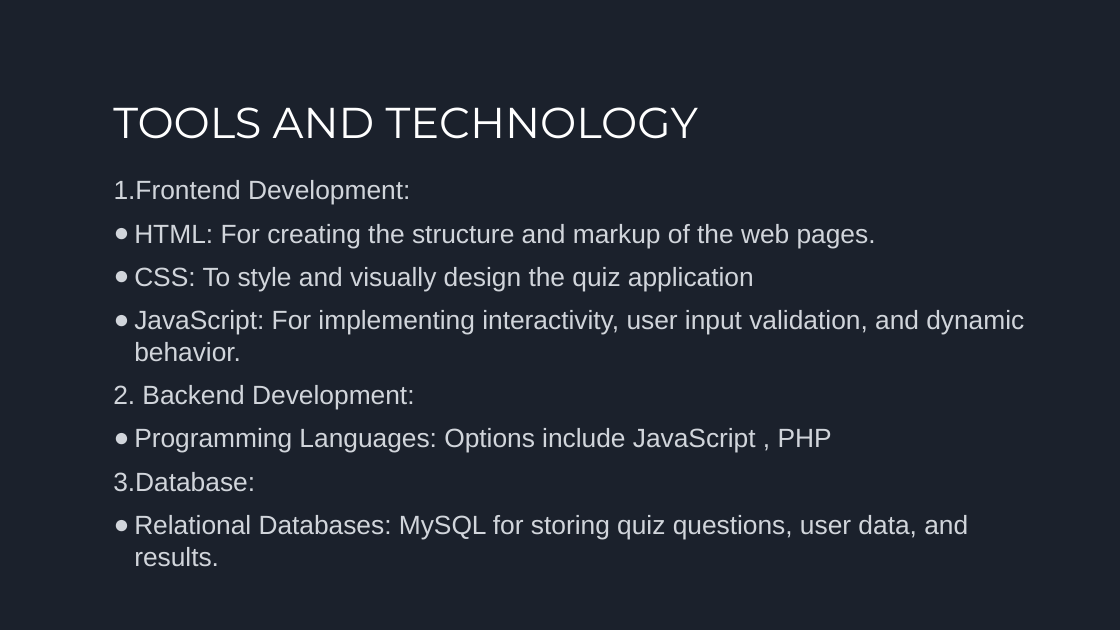
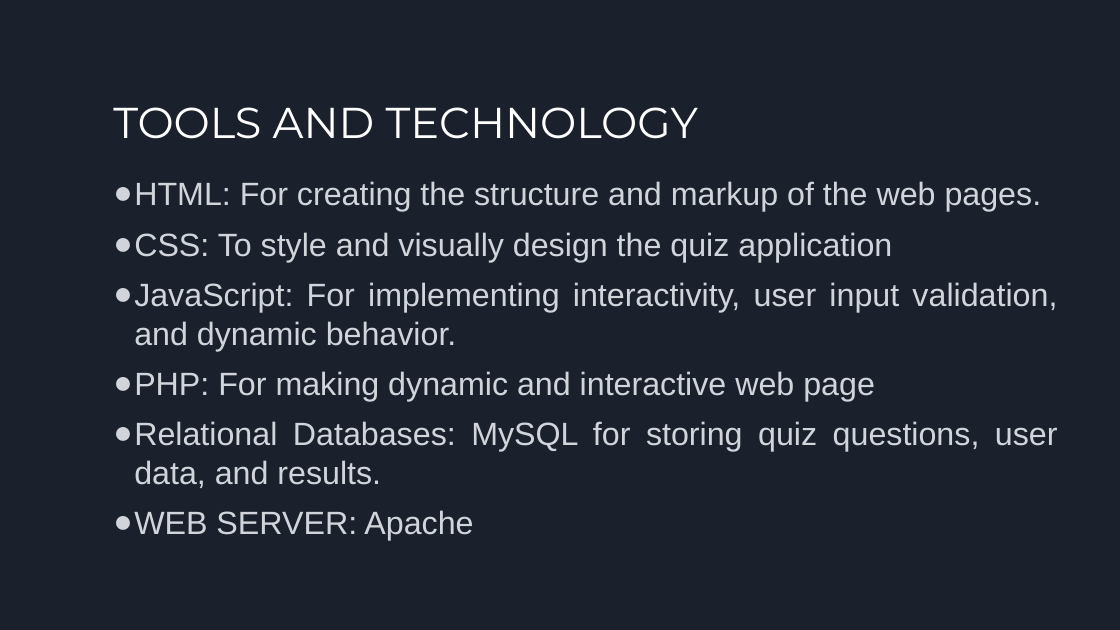
Before and after one commit to Pratik-Ghost/Quiz_Application, a slide deck: slide 6 of PRESENTATION.pptx. Drawn at 1120x630 pixels with LibreOffice and Linux fonts; fonts in the diff are those of the drawing. Boxes give left, top, right and bottom in pixels: in the first picture for what was removed or moved away, otherwise in the second. Text is boxed around its words. In the diff, an @@ line names an element or a change of style, - is before the commit and + after.

```diff
--- a/PRESENTATION.pptx
+++ b/PRESENTATION.pptx
@@ text at (x1=114, y1=180, x2=410, y2=205): paragraph removed @@
-1. Frontend Development:
@@ text at (x1=134, y1=181, x2=1058, y2=488): size 22.6 to 27.6 pt in "HTML: For creating the structure and markup ...", "CSS: To style and visually design the ...", "JavaScript: For implementing interactivity, user input valid ...", "Relational Databases: MySQL for storing quiz questions, ..."; alignment left to justified; indent changed; less space between paragraphs @@
@@ text at (x1=134, y1=371, x2=875, y2=401): text changed; size 22.6 to 27.6 pt @@
-2. Backend Development:
-● Programming Languages: Options include JavaScript , PHP
-3.Database:
+● PHP: For making dynamic and interactive web page
@@ text at (x1=134, y1=510, x2=473, y2=541): paragraph added @@
+● WEB SERVER: Apache
```
Also in this commit, not shown: 6 other slides changed, 1 slide added, 3 slides removed.
